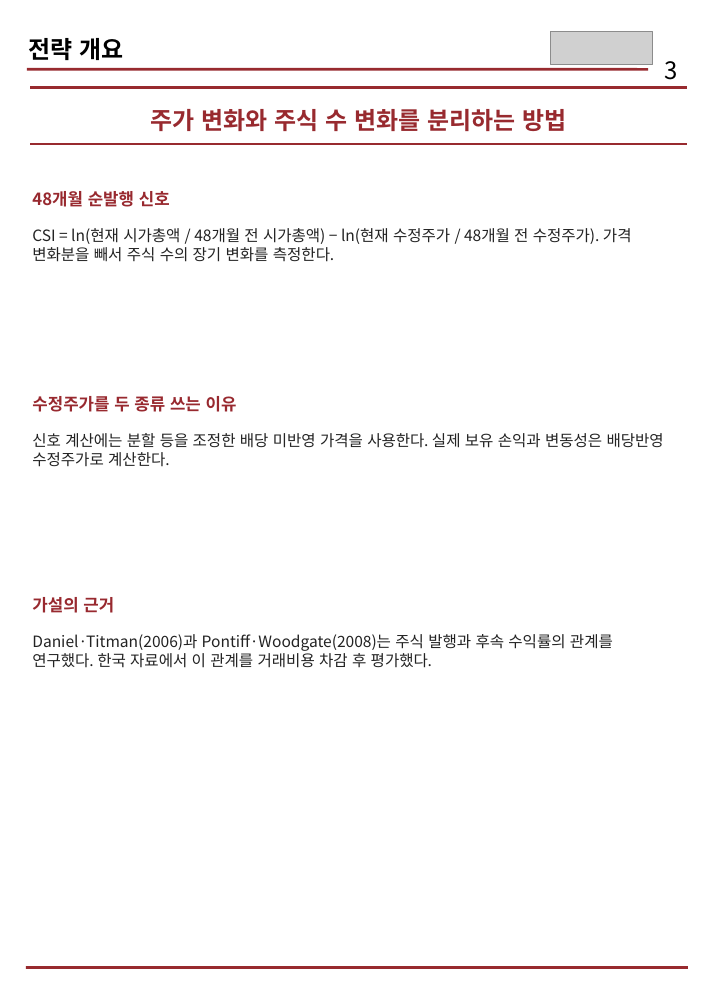
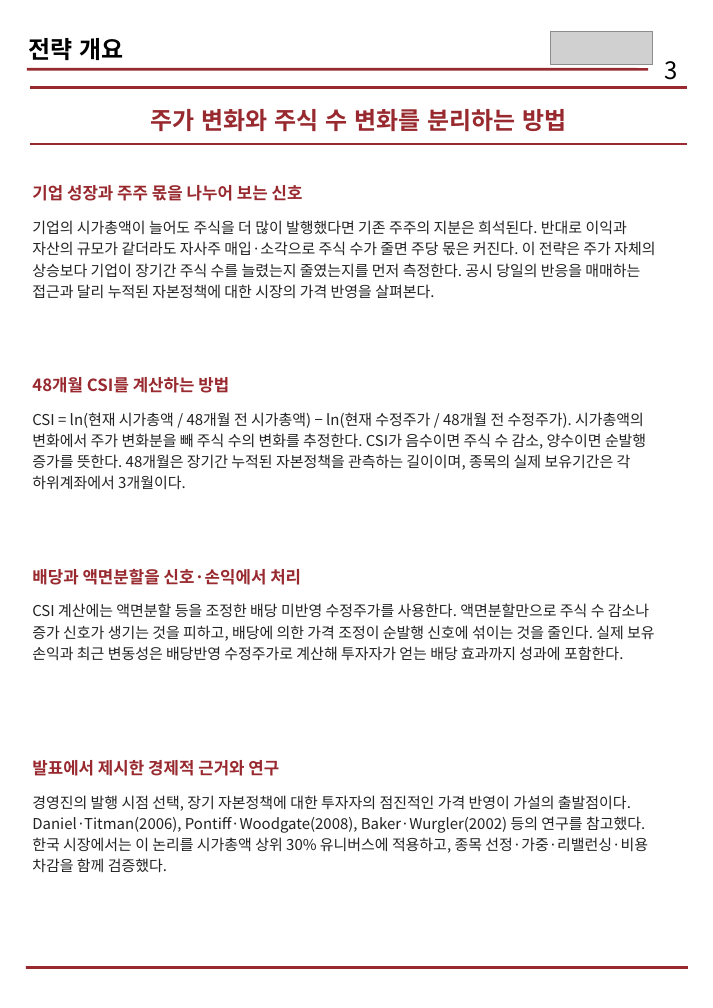
Before and after one commit to hyeonmocho/quantifi-share-issuance, a slide deck: slide 3 of 발표/QUANTIFI_발행주식수_전략보고서.pptx. Drawn at 713x1008 pixels with LibreOffice and Linux fonts; fonts in the diff are those of the drawing; grey boxes stand for pictures. Boxes give left, top, right and bottom in pixels: in the first picture for what was removed or moved away, otherwise in the second. Text is boxed around its words. In the diff, an @@ line names an element or a change of style, - is before the commit and + after.

Commit message:
최신 제안서 PDF로 교체하고 전략보고서의 설계·검증 설명 보강

```diff
--- a/발표/QUANTIFI_발행주식수_전략보고서.pptx
+++ b/발표/QUANTIFI_발행주식수_전략보고서.pptx
@@ text at <box>32,185,303,201</box>: text changed @@
-48개월 순발행 신호
+기업 성장과 주주 몫을 나누어 보는 신호
@@ text removed at <box>32,228,632,262</box> @@
-CSI = ln(현재 시가총액 / 48개월 전 시가총액) − ln(현재 수정주가 / 48개월 전 수정주가). 가격 변화분을 빼서 주식 수의 장기 변화를 측정한다.
@@ text added at <box>32,220,655,299</box>, 12.5 pt, text #232323 @@
+기업의 시가총액이 늘어도 주식을 더 많이 발행했다면 기존 주주의 지분은 희석된다. 반대로 이익과 자산의 규모가 같더라도 자사주 매입·소각으로 주식 수가 줄면 주당 몫은 커진다. 이 전략은 주가 자체의 상승보다 기업이 장기간 주식 수를 늘렸는지 줄였는지를 먼저 측정한다. 공시 당일의 반응을 매매하는 접근과 달리 누적된 자본정책에 대한 시장의 가격 반영을 살펴본다.
@@ text added at <box>32,377,229,393</box>, 14 pt, text #98292F, bold @@
+48개월 CSI를 계산하는 방법
@@ text removed at <box>32,396,237,412</box> @@
-수정주가를 두 종류 쓰는 이유
@@ text added at <box>32,412,646,489</box>, 12.5 pt, text #232323 @@
+CSI = ln(현재 시가총액 / 48개월 전 시가총액) − ln(현재 수정주가 / 48개월 전 수정주가). 시가총액의 변화에서 주가 변화분을 빼 주식 수의 변화를 추정한다. CSI가 음수이면 주식 수 감소, 양수이면 순발행 증가를 뜻한다. 48개월은 장기간 누적된 자본정책을 관측하는 길이이며, 종목의 실제 보유기간은 각 하위계좌에서 3개월이다.
@@ text removed at <box>32,433,664,467</box> @@
-신호 계산에는 분할 등을 조정한 배당 미반영 가격을 사용한다. 실제 보유 손익과 변동성은 배당반영 수정주가로 계산한다.
@@ text added at <box>32,569,301,585</box>, 14 pt, text #98292F, bold @@
+배당과 액면분할을 신호·손익에서 처리
@@ text removed at <box>32,597,114,613</box> @@
-가설의 근거
@@ text added at <box>32,603,655,660</box>, 12.5 pt, text #232323 @@
+CSI 계산에는 액면분할 등을 조정한 배당 미반영 수정주가를 사용한다. 액면분할만으로 주식 수 감소나 증가 신호가 생기는 것을 피하고, 배당에 의한 가격 조정이 순발행 신호에 섞이는 것을 줄인다. 실제 보유 손익과 최근 변동성은 배당반영 수정주가로 계산해 투자자가 얻는 배당 효과까지 성과에 포함한다.
@@ text removed at <box>32,634,613,668</box> @@
-Daniel·Titman(2006)과 Pontiff·Woodgate(2008)는 주식 발행과 후속 수익률의 관계를 연구했다. 한국 자료에서 이 관계를 거래비용 차감 후 평가했다.
@@ text added at <box>32,760,279,776</box>, 14 pt, text #98292F, bold @@
+발표에서 제시한 경제적 근거와 연구
@@ text added at <box>32,795,648,873</box>, 12.5 pt, text #232323 @@
+경영진의 발행 시점 선택, 장기 자본정책에 대한 투자자의 점진적인 가격 반영이 가설의 출발점이다. Daniel·Titman(2006), Pontiff·Woodgate(2008), Baker·Wurgler(2002) 등의 연구를 참고했다. 한국 시장에서는 이 논리를 시가총액 상위 30% 유니버스에 적용하고, 종목 선정·가중·리밸런싱·비용 차감을 함께 검증했다.
```
Also in this commit, not shown: 4 other slides changed, 4 other files.
